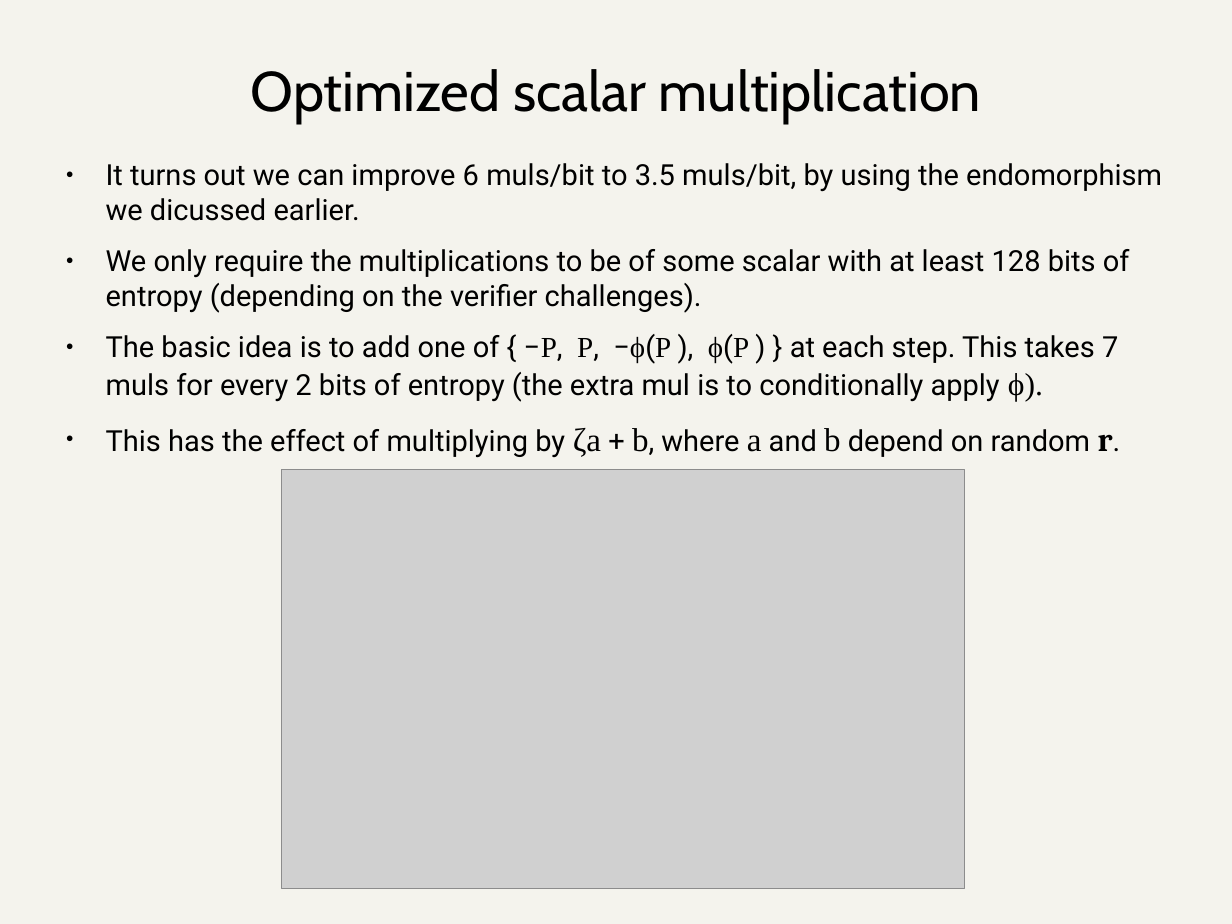
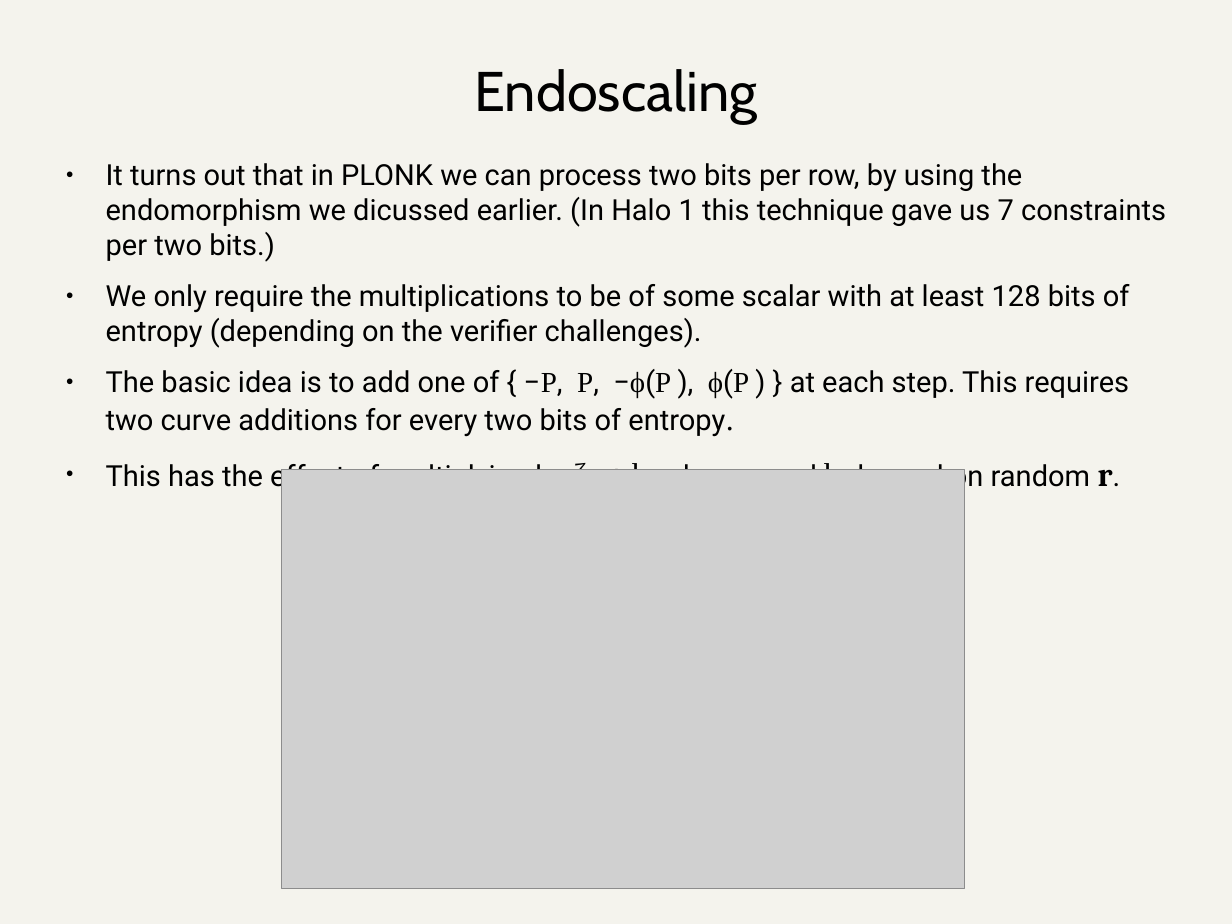
Before and after one commit to daira/halographs, a slide deck: slide 66 of deepdive.odp. Drawn at 1232x924 pixels with LibreOffice and Linux fonts; fonts in the diff are those of the drawing; grey boxes stand for pictures. Boxes give left, top, right and bottom in pixels: in the first picture for what was removed or moved away, otherwise in the second. Text is boxed around its words. In the diff, an @@ line names an element or a change of style, - is before the commit and + after.

```diff
--- a/deepdive.odp
+++ b/deepdive.odp
@@ title at box(475, 69, 758, 123): text changed @@
-Optimized scalar multiplication
+Endoscaling
@@ text at box(106, 163, 1166, 262): text changed @@
-● It turns out we can improve 6 muls/bit to 3.5 muls/bit, by using the endomorphism we dicussed earlier.
+● It turns out that in PLONK we can process two bits per row, by using the endomorphism we dicussed earlier. (In Halo 1 this technique gave us 7 constraints per two bits.)
@@ text at box(106, 369, 1129, 437): text changed @@
-● The basic idea is to add one of { −P, P, −ϕ(P ), ϕ(P ) } at each step. This takes 7 muls for every 2 bits of entropy (the extra mul is to conditionally apply ϕ).
+● The basic idea is to add one of { −P, P, −ϕ(P ), ϕ(P ) } at each step. This requires two curve additions for every two bits of entropy.
```
Also in this commit, not shown: 8 other slides changed, 3 slides added, 1 slide removed, 1 other file.
